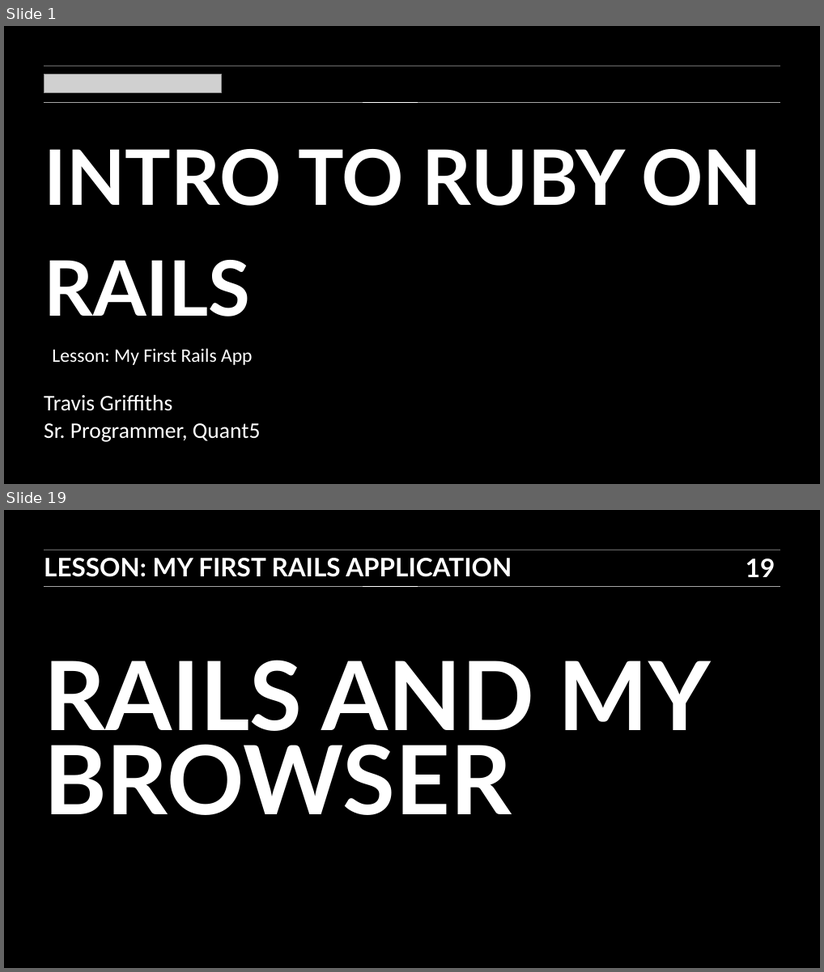
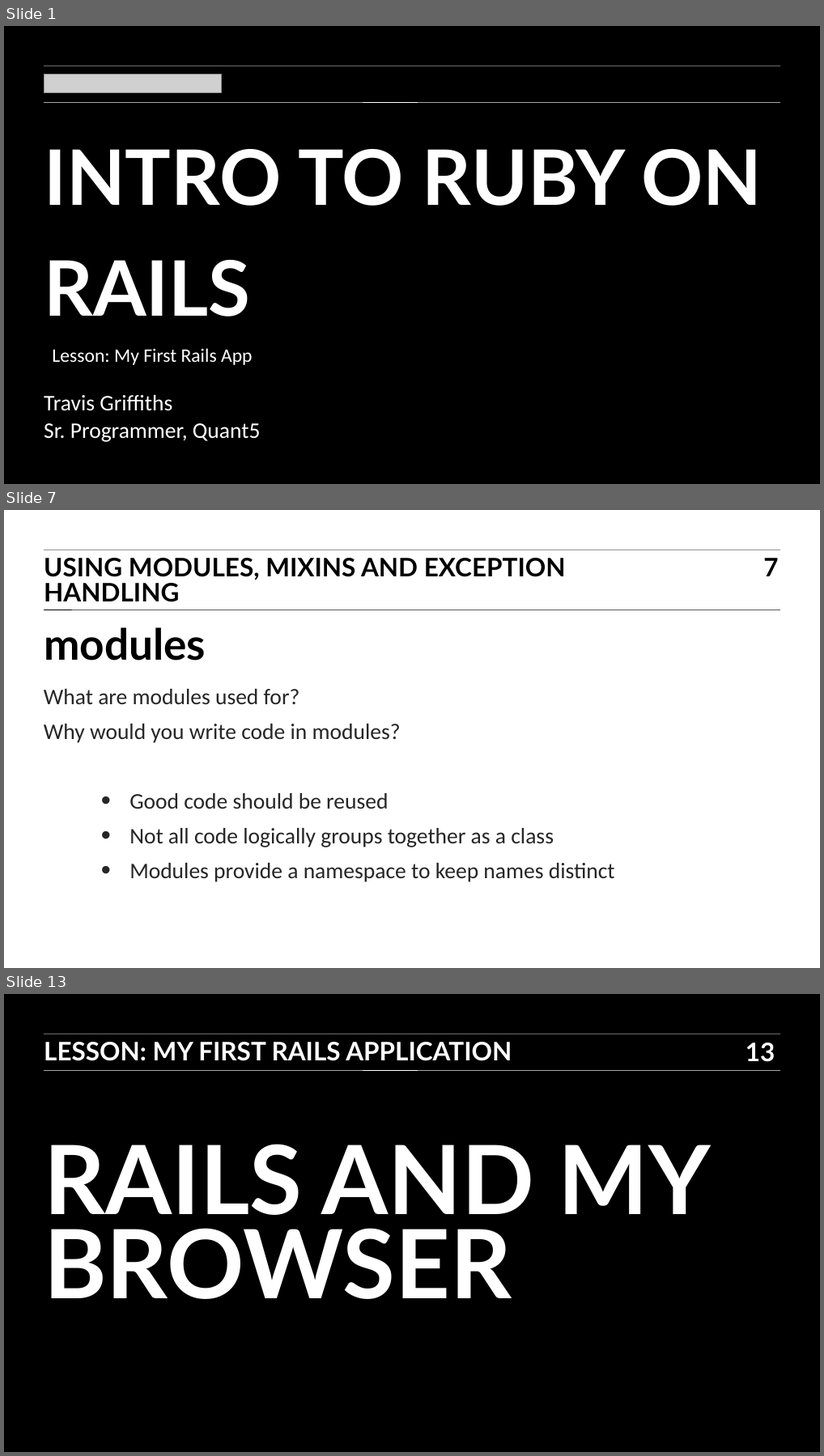
Before and after one commit to TravisGriffiths/ITR-BOS-01, a slide deck: Slides/07_ITR_slides.ppt. Shown one above the other, each under a label of ours: slides 1 and 19 before the commit, slides 1, 7 and 13 after it; the slides between them are not shown. The pictures are 824x972 and 824x1456 pixels, drawn with LibreOffice and Linux fonts; fonts in the diff are those of the drawing; grey boxes stand for pictures. Boxes give left, top, right and bottom in pixels: in the first picture for what was removed or moved away, otherwise in the second. Text is boxed around its words. In the diff, an @@ line names an element or a change of style, - is before the commit and + after.

```diff
--- a/Slides/07_ITR_slides.ppt
+++ b/Slides/07_ITR_slides.ppt
@@ slide 7 added at (4, 510, 820, 968), background #FFFFFF @@
@@ line added from (44, 550) to (781, 550), #000000 0.51 pt @@
@@ text added at (44, 558, 566, 602), 32 pt, text #000000, bold @@
+USING MODULES, MIXINS AND EXCEPTION HANDLING
@@ page number added at (764, 558, 778, 576), 32 pt, text #000000, bold @@
+7
@@ line added from (44, 610) to (781, 610), #000000 0.51 pt @@
@@ title added at (44, 627, 206, 661), 54 pt, text #000000, bold @@
+modules
@@ text added at (44, 689, 616, 883), 28 pt, text #262626 @@
+What are modules used for?
+Why would you write code in modules?
+    • Good code should be reused
+    • Not all code logically groups together as a class
+    • Modules provide a namespace to keep names distinct
@@ what was slide 19 is now slide 13 @@
@@ page number at (746, 1043, 776, 1062): text changed @@
-19
+13
```
Also in this commit, not shown: 2 slides changed, 9 other slides added, 16 slides removed, 7 other files.
